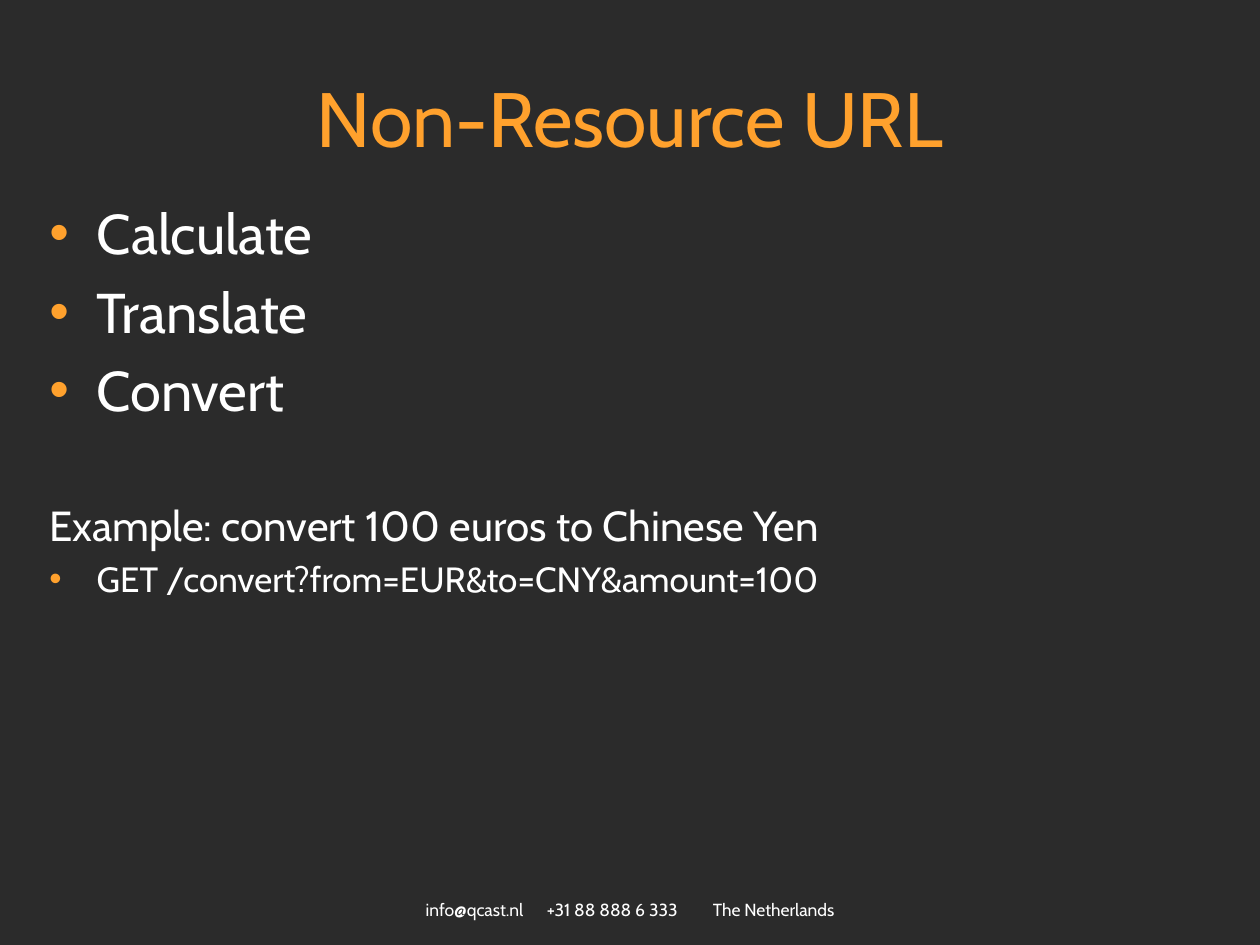
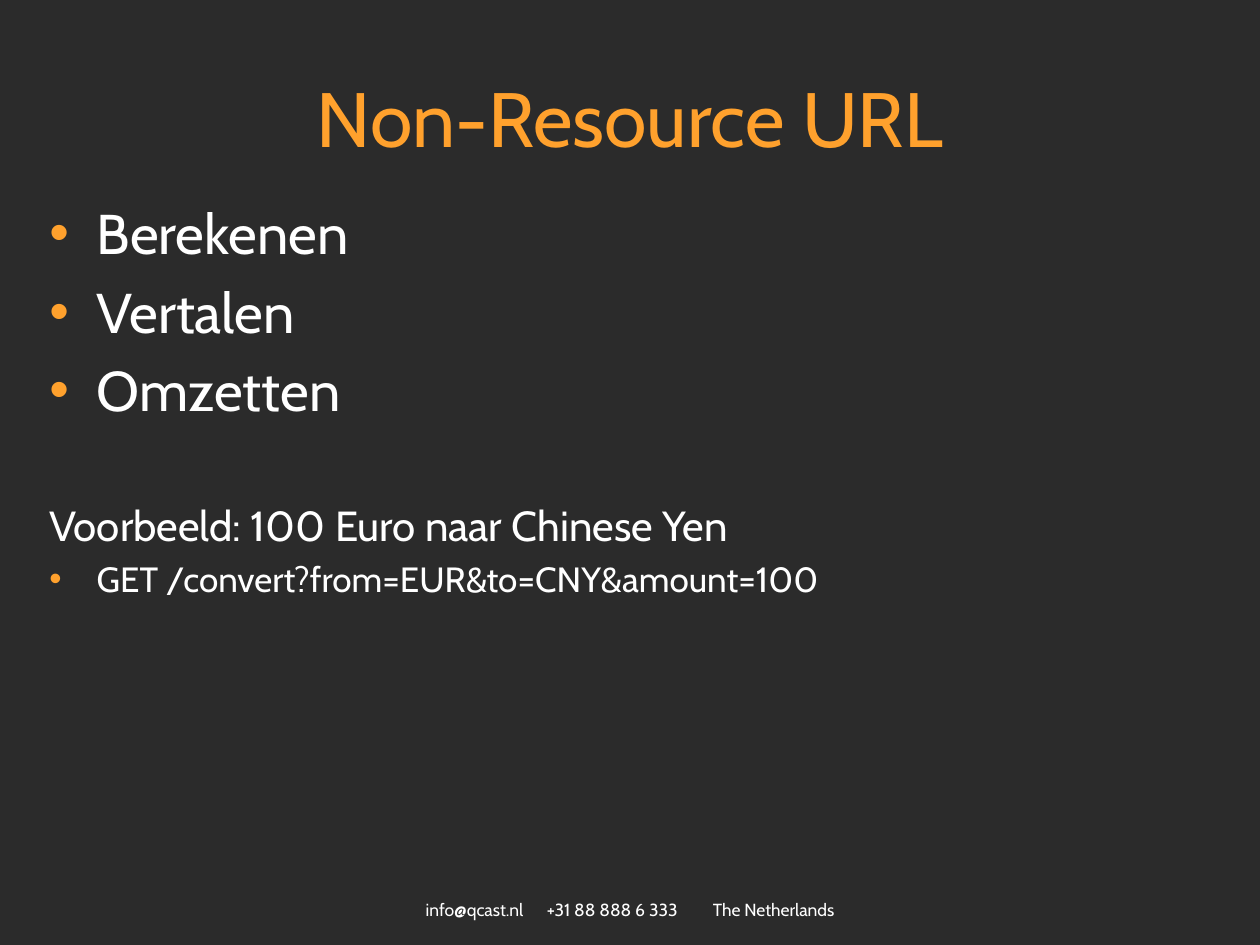
Before and after one commit to spijkerman/dierentuin, a slide deck: slide 13 of API workshop.pptx (slide 12 before the commit). Drawn at 1260x945 pixels with LibreOffice and Linux fonts; fonts in the diff are those of the drawing; background and template pictures are left out; a plain dark background stands for a picture behind light text. Boxes give left, top, right and bottom in pixels: in the first picture for what was removed or moved away, otherwise in the second. Text is boxed around its words. In the diff, an @@ line names an element or a change of style, - is before the commit and + after.

```diff
--- a/API workshop.pptx
+++ b/API workshop.pptx
@@ text at [49,212,728,542]: text changed @@
-• Calculate
-• Translate
-• Convert
-Example: convert 100 euros to Chinese Yen
+• Berekenen
+• Vertalen
+• Omzetten
+Voorbeeld: 100 Euro naar Chinese Yen
```
Also in this commit, not shown: 7 other slides changed, 3 slides added, 4 slides removed.
